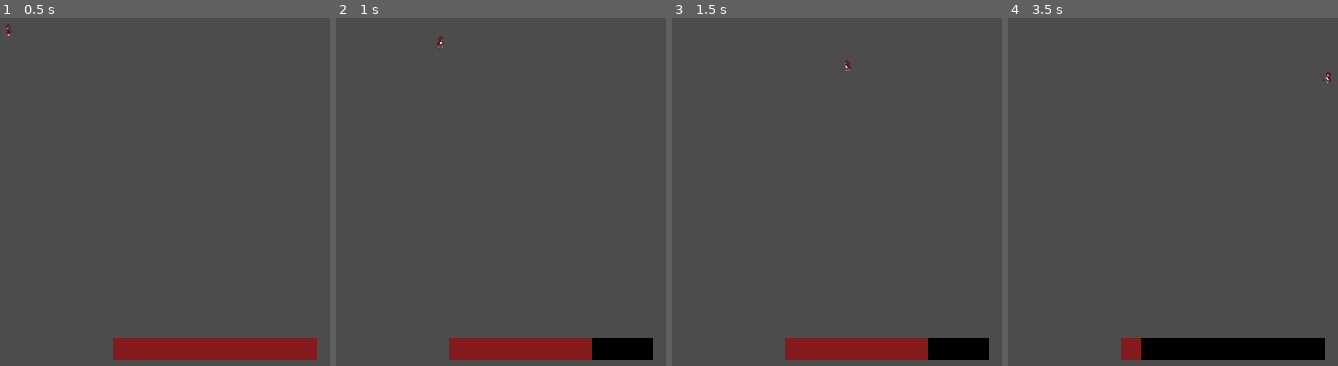
Above: before the commit, frames 1-4 (left to right).
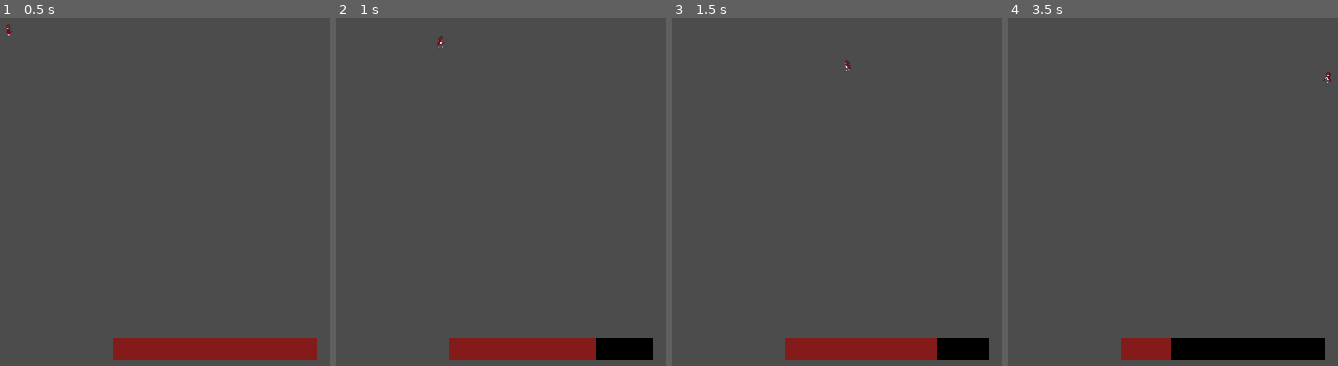
Above: after the commit, the same moments.

Repository: LadyVolk/The-Modern-Triad
Game: Godot game, scene res://Level.tscn
Same seed, same stepped clock (60 frames per second), same inputs: the game is played once before the commit and once after it.
Inputs (mouse positions are in pixels of both pictures, inside the frame that each line leads up to):
- Up to frame 1 (0.5 s): no input
- Up to frame 2 (1 s): tap Enter at 0.5 s; move the mouse to (outside the picture) at 0.52 s; hold D (player_right) from 0.53 s (still down); hold Space (player_dash) from 0.53 s (still down)
- Up to frame 3 (1.5 s): move the mouse to (728, 167) at 1.27 s; release D (player_right) at 1.28 s; release Space (player_dash) at 1.28 s; hold S (player_down) from 1.28 s (still down); click (728, 167) at 1.35 s
- Up to frame 4 (3.5 s): tap Space (player_dash) at 2 s; move the mouse to (1301, 45) at 2.02 s; release S (player_down) at 2.03 s; hold D (player_right) 2.03-2.78 s; hold Space (player_dash) 2.03-2.78 s; tap Enter at 2.75 s; move the mouse to (1182, 237) at 2.77 s; hold W (player_up) from 2.78 s (still down); click (1182, 237) at 2.85 s

Frame 1 is identical in both runs. In frame 2, less than 0.1% of the frame differs, in the area x 77-79%, y 91-99%; in frame 3, 0.2%; in frame 4, 0.6%, in the area x 40-50%, y 91-99%.

Commit message:
heal on movement

Diff:
--- a/game/Player.gd
+++ b/game/Player.gd
@@ -12,7 +12,8 @@
 export var max_speed = 400
 export var max_health = 100
 export var max_still_time = 1
-export var still_damage = 20
+export var still_damage = 30
+export var movement_heal = 5
 
 var health
 var dash_movement = Vector2()
@@ -50,6 +51,8 @@
 	if mov_vector != Vector2.ZERO:
 		still_time = 0
 		apply_movement(mov_vector * speed * delta)
+
+		heal(movement_heal*delta)
 	else:
 		apply_friction(speed * delta)
 
@@ -148,3 +151,8 @@
 
 func die():
 	queue_free()
+
+func heal(heal):
+	health = min(max_health, health+heal)
+
+	emit_signal("update_health", health)
